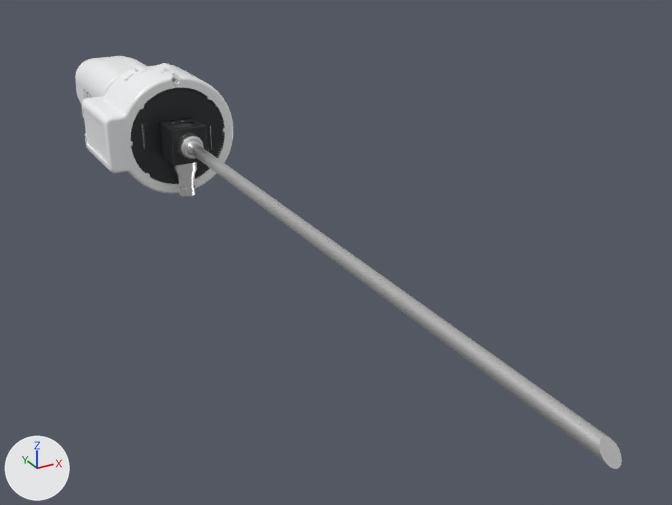
Two versions of the glTF model assets/model/laprotator.glb, one commit apart.
Camera for both pictures: a 50 mm lens placed at (-0.157, -0.494, 0.142), pointed at (0.03, -0.155, -0.028). Every picture has the same lights, and +X, +Y and +Z are marked at lower left. The picture after the commit comes second. Where no turn or scale is listed for an object, it has been applied to the vertices. Vertices at exactly the same position are counted once.

The first picture shows 'Battery Housing', 'Camera', 'Main Housing', 'Scope', 'Scope Gear L', 'Scope Gear R' and 2 more.
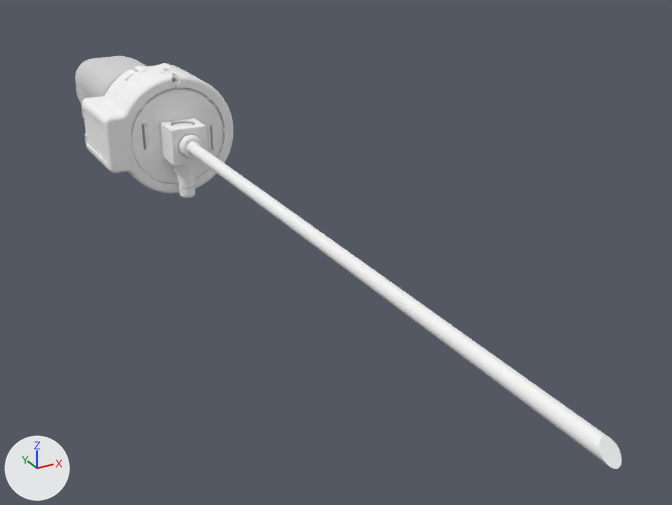
What differs and where, as boxes (x1, y1, x2, y2) in the pictures (672 x 505 px):
'Scope', recoloured
    both: (171, 122, 622, 469)
'Scope Gear R', recoloured (dark grey to white)
    both: (131, 88, 224, 152)
'Scope Gear L', recoloured (dark grey to white)
    both: (131, 124, 224, 184)
part 1 of me_camera, recoloured (white to light grey)
    both: (75, 56, 146, 103)

Diff of the bpy script that builds the scene:
```diff
--- a/assets/model/laprotator.glb.py
+++ b/assets/model/laprotator.glb.py
@@ mat_0_917647_0_917647_0_917647_0_000000_0_003 @@
+mat_0_917647_0_917647_0_917647_0_000000_0_003 = principled_material('0.917647_0.917647_0.917647_0.000000_0.003')
+mat_0_917647_0_917647_0_917647_0_000000_0_003.base_color = (0.918, 0.918, 0.918)  # white #f6f6f6
+mat_0_917647_0_917647_0_917647_0_000000_0_003.roughness = 1.0
@@ mat_0_917647_0_917647_0_917647_0_000000_0_002 @@
+mat_0_917647_0_917647_0_917647_0_000000_0_002 = principled_material('0.917647_0.917647_0.917647_0.000000_0.002')
+mat_0_917647_0_917647_0_917647_0_000000_0_002.base_color = (0.918, 0.918, 0.918)  # white #f6f6f6
+mat_0_917647_0_917647_0_917647_0_000000_0_002.roughness = 1.0
@@ mat_0_917647_0_917647_0_917647_0_000000_0_001 @@
+mat_0_917647_0_917647_0_917647_0_000000_0_001 = principled_material('0.917647_0.917647_0.917647_0.000000_0.001')
+mat_0_917647_0_917647_0_917647_0_000000_0_001.base_color = (0.918, 0.918, 0.918)  # white #f6f6f6
+mat_0_917647_0_917647_0_917647_0_000000_0_001.roughness = 1.0
@@ mat_0_647059_0_647059_0_647059_0_000000_0_000000 @@
+mat_0_647059_0_647059_0_647059_0_000000_0_000000 = principled_material('0.647059_0.647059_0.647059_0.000000_0.000000')
+mat_0_647059_0_647059_0_647059_0_000000_0_000000.base_color = (0.647, 0.647, 0.647)  # light grey #d2d2d2
+mat_0_647059_0_647059_0_647059_0_000000_0_000000.roughness = 1.0
@@ me_camera @@
 me_camera.from_pydata(...)  # 14330 vertices, 28656 faces; spans x -0.0177..0.0243, y 0.1512..0.2355, z -0.0271..0.0209
 # used by ob_camera; location = (-0.0033, -0.1223, 0.0003)
-me_camera.materials.append(mat_chrome)  # white #f3f3f3
-me_camera.materials.append(mat_dark)  # dark grey #2c2e30
-me_camera.materials.append(mat_print)  # grey #95979b
+# me_camera part 1: 20764 faces spanning x -0.0177..0.0243, y 0.1512..0.2322, z -0.0251..0.0209 switch from mat_housing (white #f6f7f8) to mat_0_647059_0_647059_0_647059_0_000000_0_000000 (light grey #d2d2d2)
@@ me_scope @@
 me_scope.from_pydata(...)  # 2863 vertices, 5722 faces; spans x -0.013..0.02, y -0.236..0.119, z -0.031..0.016
-me_scope.materials.append(mat_chrome)  # white #f3f3f3
+me_scope.materials.append(mat_0_917647_0_917647_0_917647_0_000000_0_001)  # white #f6f6f6
@@ me_scope_gear_l @@
 me_scope_gear_l.from_pydata(...)  # 2034 vertices, 4068 faces; spans x -0.0232..0.0298, y 0.069..0.0884, z -0.0271..0.0093
-me_scope_gear_l.materials.append(mat_dark)  # dark grey #2c2e30
+me_scope_gear_l.materials.append(mat_0_917647_0_917647_0_917647_0_000000_0_002)  # white #f6f6f6
@@ me_scope_gear_r @@
 me_scope_gear_r.from_pydata(...)  # 2044 vertices, 4088 faces; spans x -0.0232..0.0298, y 0.069..0.0884, z -0.0105..0.0259
-me_scope_gear_r.materials.append(mat_dark)  # dark grey #2c2e30
+me_scope_gear_r.materials.append(mat_0_917647_0_917647_0_917647_0_000000_0_003)  # white #f6f6f6
```
